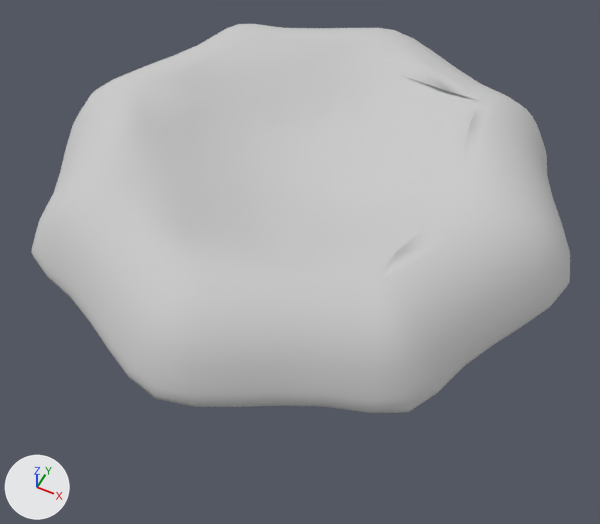
One commit to the FBX model Assets/3d/Domo/Lava Rising/LavaEruption.fbx: the scene before it, then after it.
One viewpoint serves both versions: a 50 mm camera at (14.4, -29.2, 55.1) aimed at (-1.8, 3.3, 14.4). Lighting does not change. The marker at lower left points along +X, +Y and +Z.
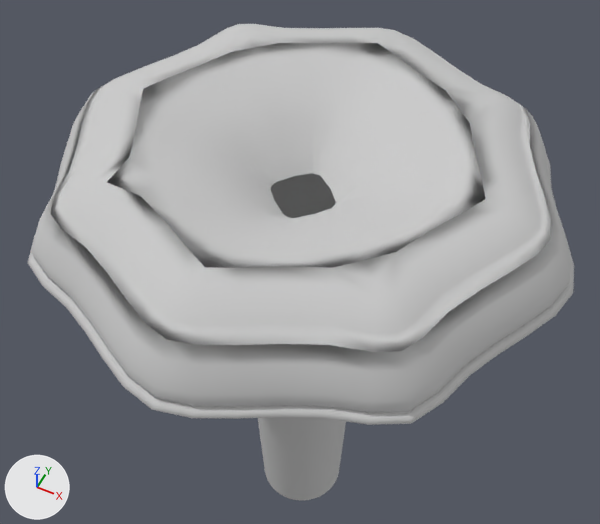
The newer file is also turned or shifted as a whole; pictures and numbers use the older file's frame.

Location of each change, (x1, y1, x2, y2) in pixels of the pictures (600 x 524 px; the box of a moved part takes in the faces that stretch with it):
'Cylinder002', added: after (28, 141, 574, 425)
'Object001', added: after (258, 417, 346, 500)
part 1 of me_mesh, moved or reshaped: before (90, 28, 506, 298); after (107, 35, 486, 282)

The edits, one by one:
me_mesh is used by ob_cylinder001; location (0.0, 0.0, 16.08); rotation (0.0, 0.0, 3.142), in degrees (0, 0, 180); scale (-1.0, -1.0, -1.0).
me_mesh had 1008 vertices, 2012 faces and spanned x -14.4..14.4, y -14.4..14.4, z -11.8..4.3.
me_mesh now has 1028 vertices, 1014 faces and spans x -14.4..14.4, y -14.4..14.4, z -11.8..4.3.
me_mesh part 1: 64 vertices removed from x -9.5..9.5, y -9.5..9.5, z -11.8..-9.9; 84 vertices added at x -7.8..7.8, y -7.8..7.8, z -11.8..-8.0.
Mesh me_mesh_002 is new.
It has 1248 vertices, 1248 faces and spans x -3.7..3.7, y -3.7..3.7, z 0.5..22.0.
It uses material mat_material__25 (its picture is missing).
Mesh me_mesh_001 is new.
It has 1056 vertices, 1056 faces and spans x -14.7..14.7, y -14.7..14.7, z -8.0..0.6.
It uses material mat_material__25 (its picture is missing).
Object 'Object001' (ob_object001) is new; it shows me_mesh_002.
Its location is (0.0, 0.0, 16.08).
Its rotation in degrees is (0, 0, 180).
Its scale is (-1.0, -1.0, -1.0).
Object 'Cylinder002' (ob_cylinder002) is new; it shows me_mesh_001.
Its location is (0.0, 0.0, 16.08).
Its rotation in degrees is (0, 0, -180).
Its scale is (-1.0, -1.0, -1.0).
